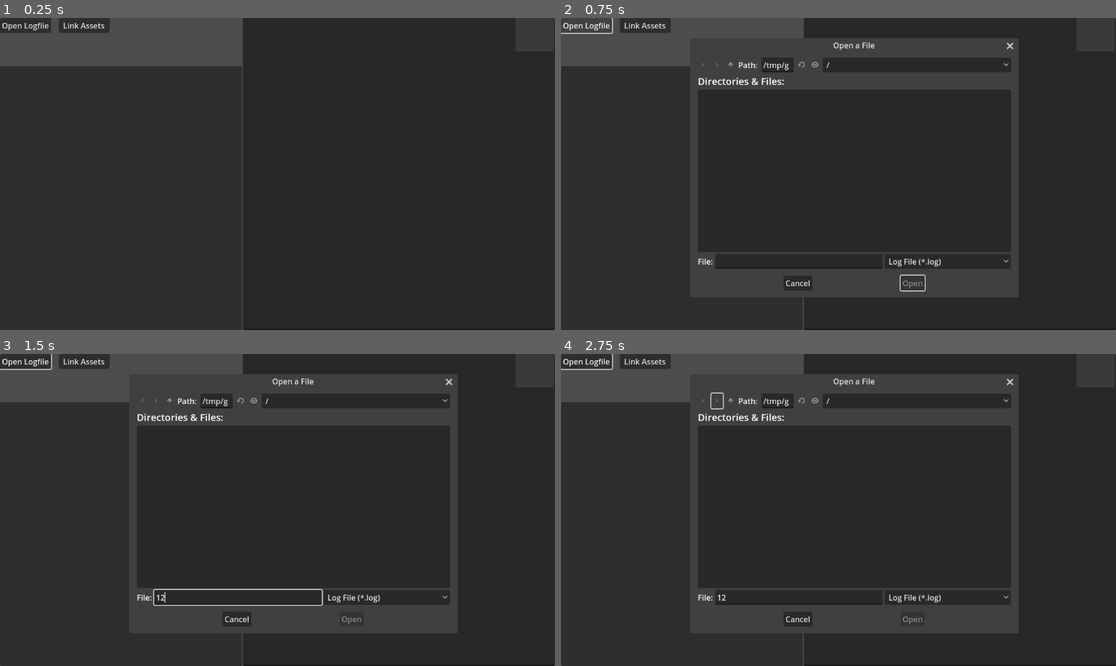
Above: before the commit, frames 1-4 (two rows, left to right).
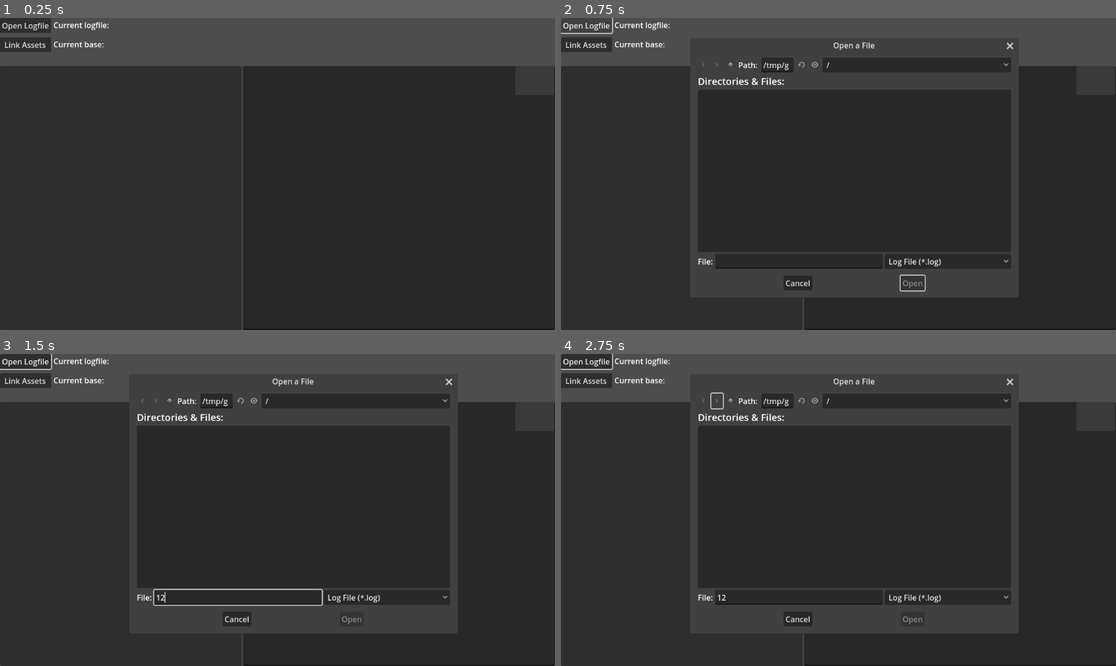
Above: after the commit, the same moments.

Repository: Crystalwarrior/AO2-LogReader
Game: Godot game, scene res://main_window.tscn
The game is run twice, just before and just after one commit, with the same random seed, the same clock (stepped at 60 frames per second) and the same inputs.
Inputs (mouse positions are in pixels of both pictures, inside the frame that each line leads up to):
- Up to frame 1 (0.25 s): no input
- Up to frame 2 (0.75 s): click "Open Logfile" at 0.5 s
- Up to frame 3 (1.5 s): click (238, 597) at 1.27 s; type "12" at 1.35 s
- Up to frame 4 (2.75 s): click (716, 400) at 2 s

The runs differ from the first frame. In frame 1, 8.8% of the frame differs, in the area x 0-100%, y 0-16%; in frame 2, 5.3%; in frame 3, 5.3%; in frame 4, 5.3%.

Commit message:
Add labels for currently opened log file and base

Diff:
--- a/main_window.gd
+++ b/main_window.gd
@@ -26,13 +26,12 @@
 	var showname = speaker.substr(0, line.find("(")).strip_edges()
 	if showname != speaker:
 		speaker = speaker.substr(showname.length()+1).strip_edges().trim_prefix("(").trim_suffix(")")
+	# TODO: parse speaker even in "shouts", "plays music" etc. IC logs
 	var speaker_icon = asset_folder_path + "/characters/" + speaker + "/char_icon.png"
 	if FileAccess.file_exists(speaker_icon):
 		# TODO: cache this, ideally by using Godot's resource system properly
 		var image = Image.load_from_file(speaker_icon)
 		var texture = ImageTexture.create_from_image(image)
-		# Test texture rect to display the proper image
-		$TextureRect.set_texture(texture)
 		# Add image to the bbcode tag stack
 		parsed_view.add_image(texture, 24, 24)
 	else:
@@ -59,6 +58,7 @@
 		current_file.close()
 	current_file = FileAccess.open(path, FileAccess.READ)
 	current_file_path = path
+	$LogfileLabel.text = "Current logfile: " + current_file_path
 	last_date_modified = FileAccess.get_modified_time(path)
 	return current_file
 
@@ -84,6 +84,7 @@
 
 func _on_folder_dialog_dir_selected(dir):
 	asset_folder_path = dir
+	$AssetsLabel.text = "Current base: " + asset_folder_path
 
 
 func _on_link_assets_button_pressed():
--- a/main_window.tscn
+++ b/main_window.tscn
@@ -26,12 +26,28 @@
 offset_bottom = 8.0
 text = "Open Logfile"
 
+[node name="LogfileLabel" type="Label" parent="."]
+layout_mode = 0
+offset_left = 111.0
+offset_top = 3.0
+offset_right = 231.0
+offset_bottom = 29.0
+text = "Current logfile: "
+
 [node name="LinkAssetsButton" type="Button" parent="."]
 layout_mode = 0
-offset_left = 122.0
-offset_right = 228.0
-offset_bottom = 31.0
+offset_top = 40.0
+offset_right = 106.0
+offset_bottom = 71.0
 text = "Link Assets"
+
+[node name="AssetsLabel" type="Label" parent="."]
+layout_mode = 0
+offset_left = 111.0
+offset_top = 43.0
+offset_right = 227.0
+offset_bottom = 69.0
+text = "Current base: "
 
 [node name="FileDialog" type="FileDialog" parent="."]
 title = "Open a File"
@@ -54,6 +70,7 @@
 layout_mode = 1
 anchors_preset = -1
 anchor_left = 0.444444
+anchor_top = 0.154321
 anchor_right = 1.0
 anchor_bottom = 1.0
 offset_left = -8.0
@@ -82,13 +99,6 @@
 scroll_following = true
 metadata/_edit_use_anchors_ = true
 
-[node name="TextureRect" type="TextureRect" parent="."]
-layout_mode = 0
-offset_left = 368.0
-offset_top = 20.0
-offset_right = 408.0
-offset_bottom = 60.0
-
 [connection signal="pressed" from="OpenLogfileButton" to="." method="_on_logfile_button_pressed"]
 [connection signal="pressed" from="LinkAssetsButton" to="." method="_on_link_assets_button_pressed"]
 [connection signal="file_selected" from="FileDialog" to="." method="_on_file_dialog_file_selected"]
